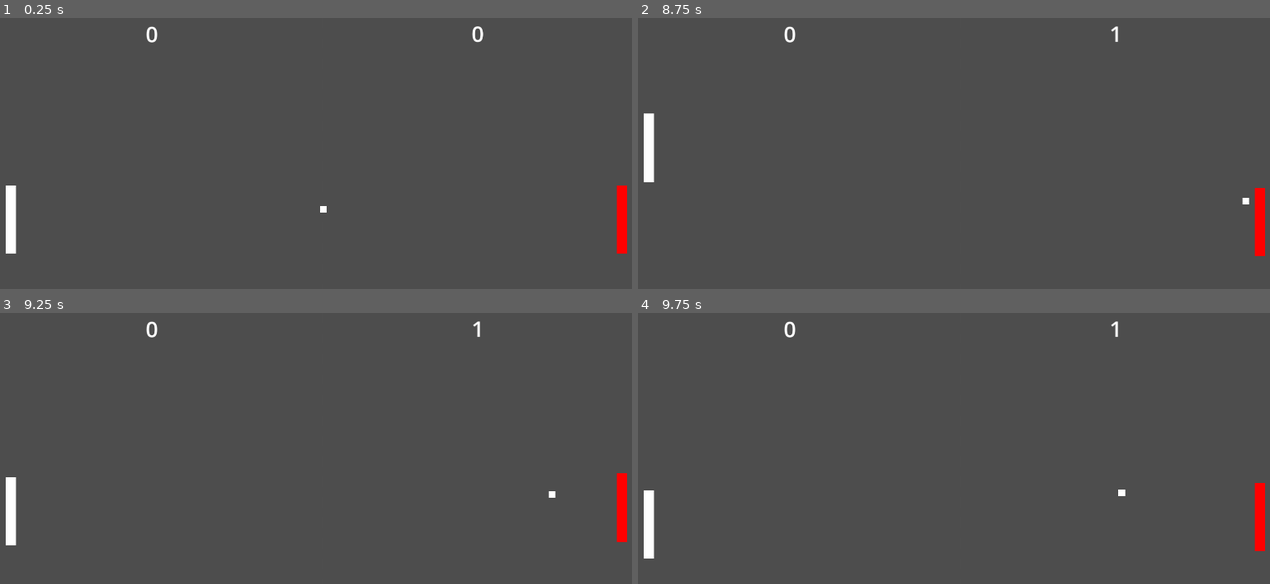
Above: before the commit, frames 1-4 (two rows, left to right).
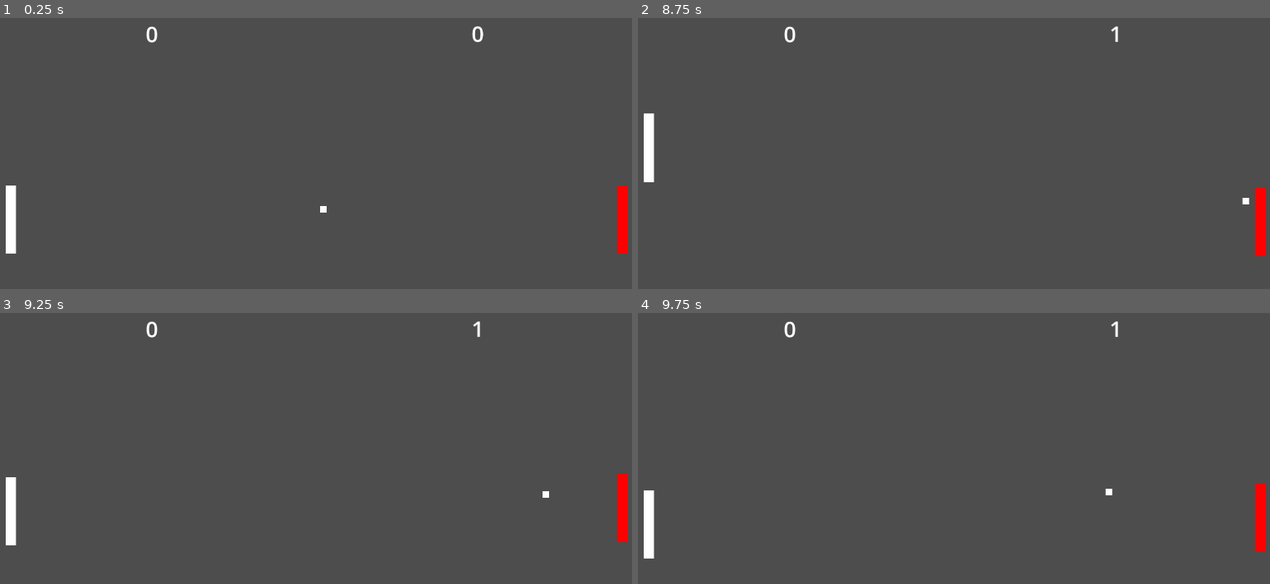
Above: after the commit, the same moments.

Repository: koviant/20GamesChallengeGodot
Game: Godot game, scene res://scenes/main.tscn
The game is run twice, just before and just after one commit, with the same random seed, the same clock (stepped at 60 frames per second) and the same inputs.
Inputs:
- Up to frame 1 (0.25 s): no input
- Up to frame 2 (8.75 s): tap Enter at 0.5, 2, 5.75 s; hold W (p1_up) 0.53-1.28 s; tap Down (p2_down) every 1.5 s from 0.6 to 8.1 s; tap Space at 1.25, 5, 6.5 s; hold S (p1_down) 1.28-2.03 s; tap Up (p2_up) every 1.5 s from 1.35 to 7.35 s; hold W (p1_up) 2.03-3.53 s; hold S (p1_down) 3.53-5.78 s; hold W (p1_up) 5.78-8.03 s; hold S (p1_down) from 8.03 s (still down)
- Up to frame 3 (9.25 s): keep holding S (p1_down); tap Up (p2_up) at 8.85 s
- Up to frame 4 (9.75 s): release S (p1_down) at 9.53 s; hold W (p1_up) from 9.53 s (still down); tap Down (p2_down) at 9.6 s

Frames 1-2 are identical in both runs. In frame 3, less than 0.1% of the frame differs, in the area x 85-88%, y 65-69%; in frame 4, less than 0.1%, in the area x 73-78%, y 64-68%.

Commit message:
Increasing ball speed on player bounce

Diff:
--- a/pong/scripts/main.gd
+++ b/pong/scripts/main.gd
@@ -87,7 +87,8 @@
 
 		# Intersection is INF when intersection point is outside the player
 		if intersection != Vector2.INF:
-			ball_speed.x *= -1
+			ball_speed.x *= -1.1
+			ball_speed.y *= 1.1
 			$Ball.position = Vector2(intersection.x + 1, intersection.y)
 			return
 
@@ -102,7 +103,8 @@
 
 		# Intersection is INF when intersection point is outside the player
 		if intersection != Vector2.INF:
-			ball_speed.x *= -1
+			ball_speed.x *= -1.1
+			ball_speed.y *= 1.1
 			$Ball.position = Vector2(intersection.x - $Ball.size.x, intersection.y)
 			return
 
@@ -126,6 +128,8 @@
 		$Ball.position += ball_speed * delta
 
 
+# Line intersection check required to avoid situations when ball with high speed
+# teleports behind the player in one tick, or far away outside the screen
 func _line_intersection(p1: Vector2, p2: Vector2, q1: Vector2, q2: Vector2) -> Vector2:
 	var dx_p = p2.x - p1.x
 	var dy_p = p2.y - p1.y
